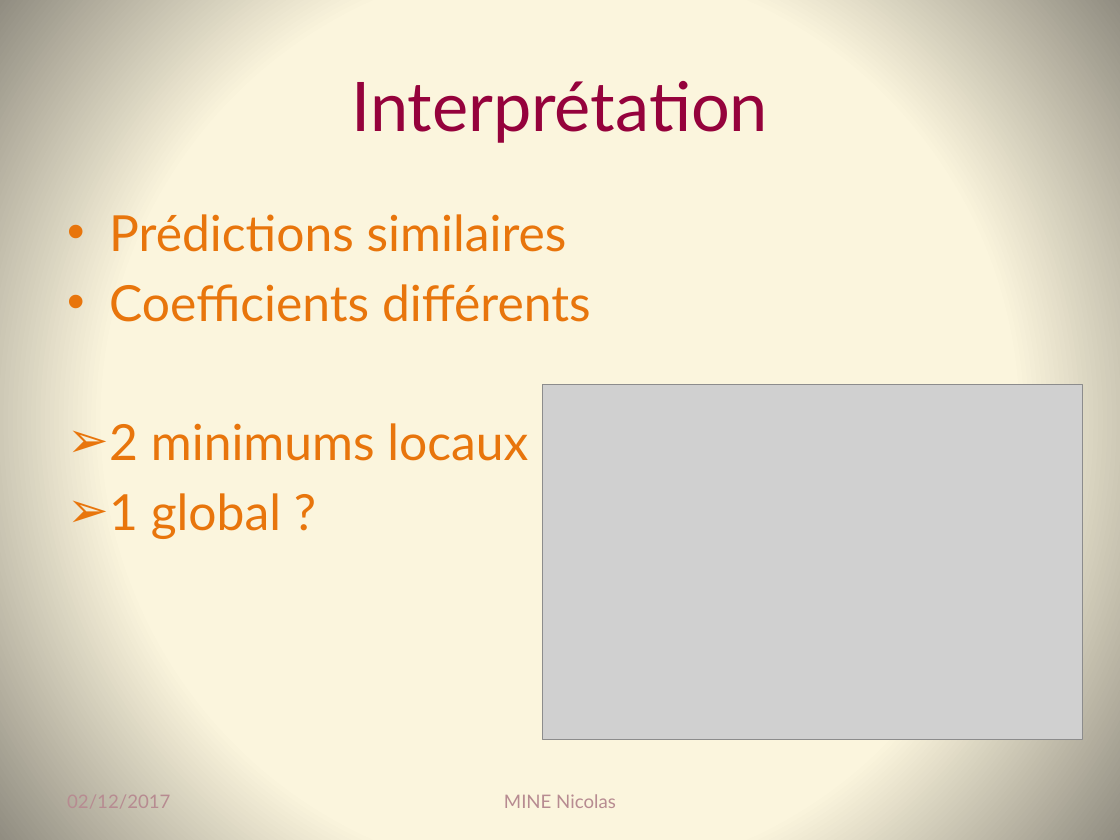
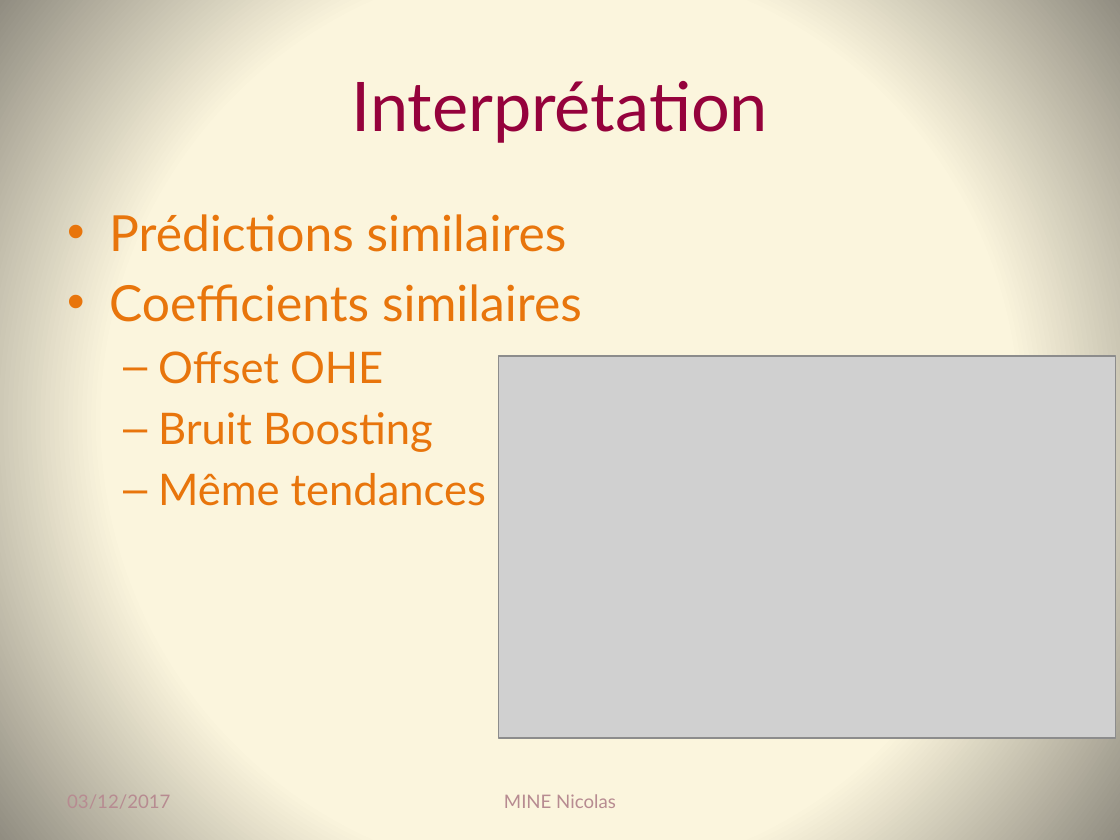
Before and after one commit to Coni63/OC_DS, a slide deck: slide 32 of P4/Presentation-projet_4.pptx (slide 30 before the commit). Drawn at 1120x840 pixels with LibreOffice and Linux fonts; fonts in the diff are those of the drawing; grey boxes stand for pictures. Boxes give left, top, right and bottom in pixels: in the first picture for what was removed or moved away, otherwise in the second. Text is boxed around its words. In the diff, an @@ line names an element or a change of style, - is before the commit and + after.

```diff
--- a/P4/Presentation-projet_4.pptx
+++ b/P4/Presentation-projet_4.pptx
@@ text at bbox=[109, 284, 582, 506]: text changed; size 32 to 28 pt @@
-• Coefficients différents
-➢ 2 minimums locaux
-➢ 1 global ?
+• Coefficients similaires
+  – Offset OHE
+  – Bruit Boosting
+  – Même tendances
@@ picture: place and size @@
-picture at bbox=[542, 385, 1083, 740]
+picture at bbox=[498, 356, 1116, 738]
@@ text at bbox=[67, 795, 170, 808]: text changed @@
-02/12/2017
+03/12/2017
```
Also in this commit, not shown: 36 other slides changed, 2 slides added, 14 other files.
